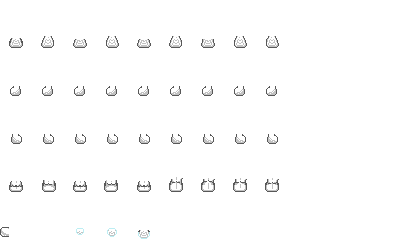
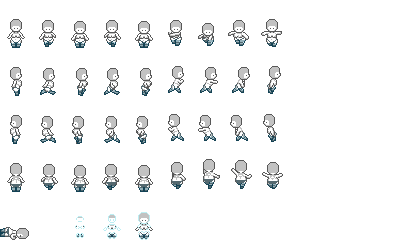
Layer changes from the first 416 × 240 image to the second:
showed group "Gear" (18 layers) over (0, 19, 282, 240)
showed group "Upper" (6 layers) over (0, 29, 282, 240)
renamed "Underwear" to "Bikini", showed it, painted on it over (6, 32, 279, 237)
showed group "Lower" (5 layers) over (0, 32, 279, 240)
showed "Knight Boots" over (0, 32, 279, 240)
added layer "Tanga" in group "Lower" over (6, 37, 279, 237)
showed group "Human" (5 layers) over (0, 19, 283, 240)
showed "Legs" over (0, 37, 279, 240)
hid group "Snake" (4 layers) over (0, 24, 282, 240)
